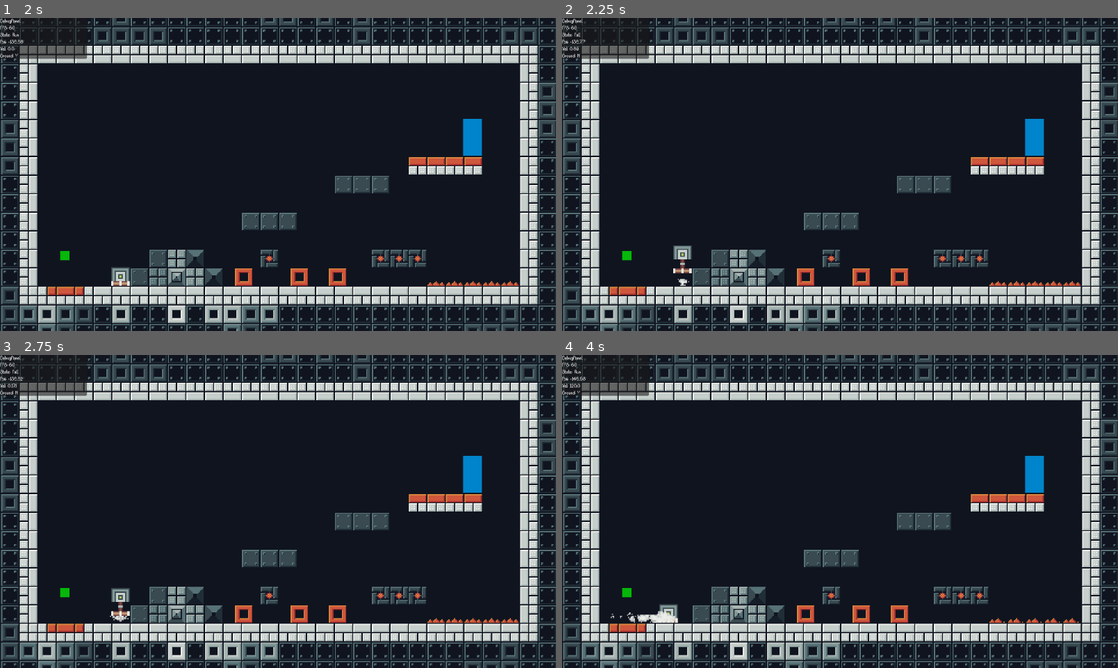
Above: before the commit, frames 1-4 (two rows, left to right).
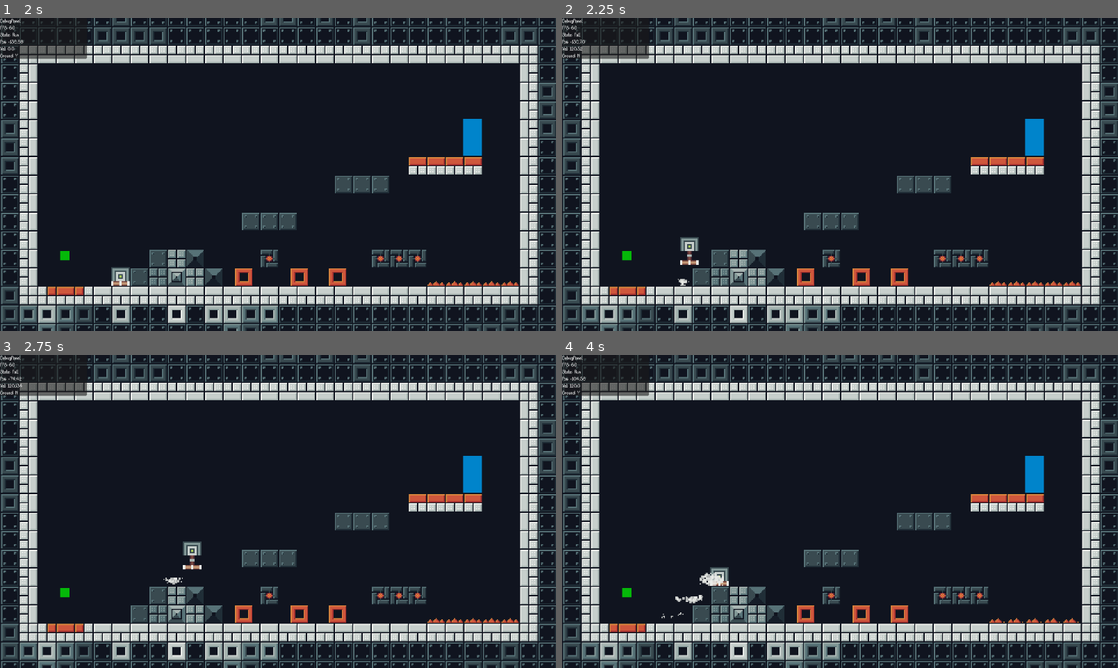
Above: after the commit, the same moments.

Repository: LeZellus/pistonprecision
Game: Godot game, scene res://scenes/worlds/MainScene.tscn
The game is run twice, just before and just after one commit, with the same random seed, the same clock (stepped at 60 frames per second) and the same inputs.
Inputs:
- Up to frame 1 (2 s): click "Play" at 0.5 s; tap Enter at 1.25 s; hold D (move_right) from 1.28 s (still down); hold Space (jump) from 1.28 s (still down)
- Up to frame 2 (2.25 s): keep holding D (move_right); release Space (jump) at 2.03 s; tap Space (jump) at 2.1 s
- Up to frame 3 (2.75 s): keep holding D (move_right); tap Space (jump) at 2.27, 2.57 s
- Up to frame 4 (4 s): release D (move_right) at 2.78 s; hold A (move_left) 2.78-3.53 s; hold Space (jump) 2.78-3.53 s; hold D (move_right) from 3.53 s (still down); tap Space (jump) at 3.6, 3.77 s

Frame 1 is identical in both runs. In frame 2, 0.4% of the frame differs, in the area x 1-25%, y 6-82%; in frame 3, 0.6%; in frame 4, 0.7%, in the area x 2-30%, y 6-86%.

Commit message:
refactor input manager

Diff:
--- a/scripts/managers/InputManager.gd
+++ b/scripts/managers/InputManager.gd
@@ -1,23 +1,21 @@
-# scripts/managers/InputManager.gd
+# scripts/managers/InputManager.gd - Version simplifiée
 extends Node
 
-# === INPUT STATES ===
+# === INPUT CACHE ===
+var movement_input: float = 0.0
+var jump_just_pressed: bool = false
+var jump_held: bool = false
+var jump_just_released: bool = false
+var dash_just_pressed: bool = false
+
+# === TIMERS ===
 var jump_buffer_timer: float = 0.0
 var coyote_timer: float = 0.0
+
+# === STATE ===
 var is_grounded: bool = false
 
-# === CACHED INPUT DATA ===
-var movement_input: float = 0.0
-var jump_held: bool = false
-var dash_just_pressed: bool = false
-
-# === JUMP PROTECTION ===
-var jump_consumed_this_frame: bool = false  # NOUVEAU : Protection contre double consommation
-
 # === SIGNALS ===
-signal jump_buffered
-signal coyote_jump_available
-signal movement_changed(direction: float)
 signal rotate_left_requested
 signal rotate_right_requested
 signal push_requested
@@ -27,32 +25,24 @@
 	process_mode = Node.PROCESS_MODE_ALWAYS
 
 func _process(delta):
-	# IMPORTANT : Reset au début de chaque frame
-	jump_consumed_this_frame = false
-
 	_update_timers(delta)
 	_read_inputs()
 
 func _read_inputs():
-	# Movement (optimisé - seulement si changement)
+	# Cache tous les inputs en une fois
 	var new_movement = Input.get_axis("move_left", "move_right")
-	if new_movement != movement_input:
-		movement_input = new_movement
-		movement_changed.emit(movement_input)
+	movement_input = new_movement
 
-	# Jump state
+	jump_just_pressed = Input.is_action_just_pressed("jump")
 	jump_held = Input.is_action_pressed("jump")
+	jump_just_released = Input.is_action_just_released("jump")
+	dash_just_pressed = Input.is_action_just_pressed("dash")
 
-	# Dash - Lecture directe sans stockage
-	if Input.is_action_just_pressed("dash"):
-		dash_just_pressed = true
-		dash_requested.emit()
+	# Buffer automatique
+	if jump_just_pressed:
+		jump_buffer_timer = PlayerConstants.JUMP_BUFFER_TIME
 
-	# Actions instantanées (just_pressed)
-	if Input.is_action_just_pressed("jump"):
-		jump_buffer_timer = PlayerConstants.JUMP_BUFFER_TIME
-		jump_buffered.emit()
-
+	# Actions instantanées
 	if Input.is_action_just_pressed("rotate_left"):
 		rotate_left_requested.emit()
 
@@ -62,50 +52,45 @@
 	if Input.is_action_just_pressed("push"):
 		push_requested.emit()
 
+	if dash_just_pressed:
+		dash_requested.emit()
+
 func _update_timers(delta):
 	if jump_buffer_timer > 0:
 		jump_buffer_timer -= delta
 	if coyote_timer > 0:
 		coyote_timer -= delta
 
-# === GROUNDING SYSTEM ===
-func set_grounded(grounded: bool):
-	var was_grounded = is_grounded
-	is_grounded = grounded
+# === API PUBLIQUE SIMPLIFIÉE ===
+func get_movement() -> float:
+	return movement_input
 
-	if was_grounded and not grounded:
-		coyote_timer = PlayerConstants.COYOTE_TIME
-		coyote_jump_available.emit()
+func wants_to_jump() -> bool:
+	return jump_buffer_timer > 0.0
 
-# === BUFFER CHECKS (PROTÉGÉS) ===
-func consume_jump_buffer() -> bool:
-	# PROTECTION : Un seul jump par frame
-	if jump_consumed_this_frame:
-		print("PROTECTION: Jump déjà consommé cette frame!")
-		return false
-
-	if jump_buffer_timer > 0:
-		print("=== JUMP BUFFER CONSUMED ===")
-		jump_buffer_timer = 0.0
-		jump_consumed_this_frame = true  # Marquer comme consommé
+func consume_jump() -> bool:
+	if jump_buffer_timer > 0.0:
+		jump_buffer_timer = 0.0  # Consommer le buffer
 		return true
 	return false
 
 func has_coyote_time() -> bool:
-	return coyote_timer > 0.0
-
-func can_coyote_jump() -> bool:
-	return has_coyote_time() and not is_grounded
-
-# === GETTERS ===
-func get_movement() -> float:
-	return movement_input
+	return coyote_timer > 0.0 and not is_grounded
 
 func is_jump_held() -> bool:
 	return jump_held
 
 func was_jump_released() -> bool:
-	return Input.is_action_just_released("jump")
+	return jump_just_released
 
 func was_dash_pressed() -> bool:
-	return Input.is_action_just_pressed("dash")
+	return dash_just_pressed
+
+# === GROUNDING ===
+func set_grounded(grounded: bool):
+	var was_grounded = is_grounded
+	is_grounded = grounded
+
+	# Démarrer coyote time quand on quitte le sol
+	if was_grounded and not grounded:
+		coyote_timer = PlayerConstants.COYOTE_TIME
--- a/scripts/player/states/StateTransitions.gd
+++ b/scripts/player/states/StateTransitions.gd
@@ -29,7 +29,7 @@
 		return current_state.get_node("../JumpState") if player.velocity.y < 0 else current_state.get_node("../FallState")
 
 	# Jump ?
-	if InputManager.consume_jump_buffer() and player.piston_direction == Player.PistonDirection.DOWN:
+	if InputManager.consume_jump() and player.piston_direction == Player.PistonDirection.DOWN:
 		return current_state.get_node("../JumpState")
 
 	# Dash ?
@@ -51,8 +51,8 @@
 		return current_state.get_node("../RunState") if InputManager.get_movement() != 0 else current_state.get_node("../IdleState")
 
 	# Jump depuis l'air (coyote/wall jump) ?
-	if InputManager.consume_jump_buffer() and player.piston_direction == Player.PistonDirection.DOWN:
-		if InputManager.can_coyote_jump():
+	if InputManager.consume_jump() and player.piston_direction == Player.PistonDirection.DOWN:
+		if InputManager.has_coyote_time():
 			return current_state.get_node("../JumpState")
 
 	# Dash ?
